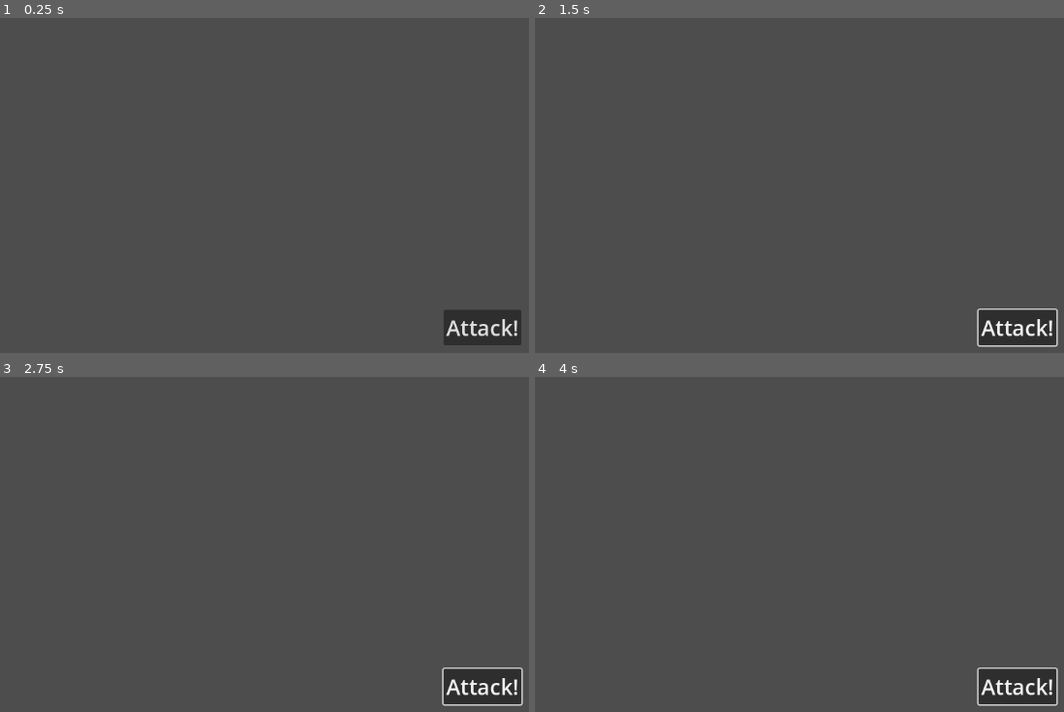
Above: before the commit, frames 1-4 (two rows, left to right).
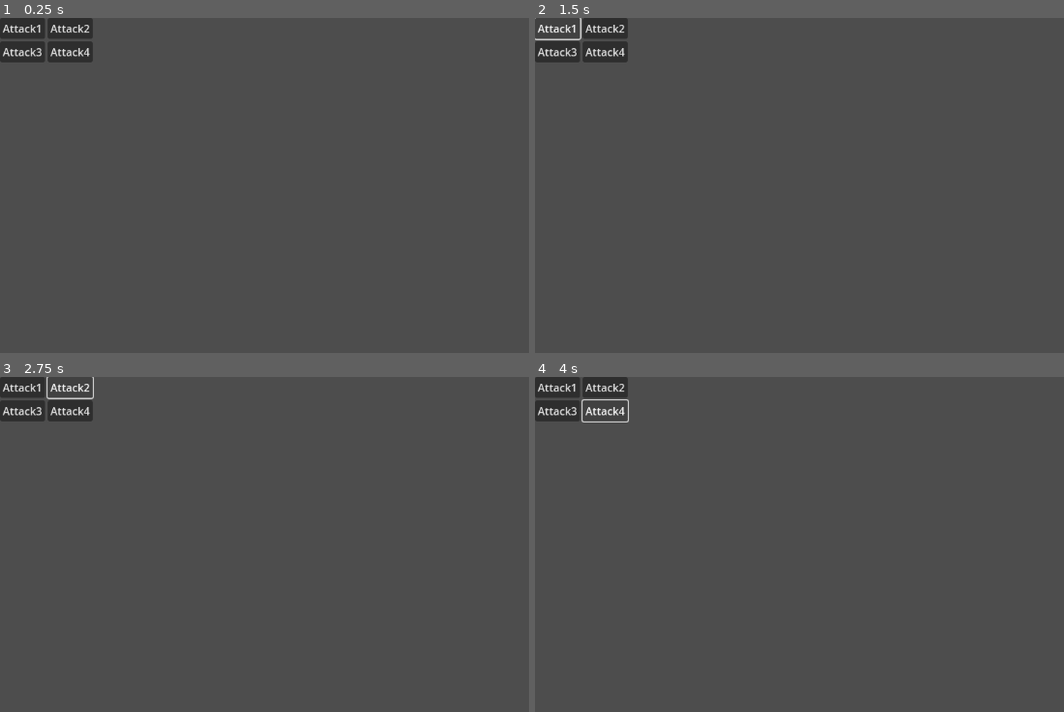
Above: after the commit, the same moments.

Repository: jadicodes/zodiac-battler
Game: Godot game, scene res://battle_arena/battle_arena.tscn
Two runs of this game, one before a commit and one after it. Both use one fixed random seed, a clock stepped at 60 frames per second and the inputs below.
Inputs (mouse positions are in pixels of both pictures, inside the frame that each line leads up to):
- Up to frame 1 (0.25 s): no input
- Up to frame 2 (1.5 s): click (1016, 326) at 0.5 s, where only the run before the commit has a clickable "Attack!"; click (556, 28) at 1.25 s, where only the run after the commit has a clickable "Attack1"
- Up to frame 3 (2.75 s): click (68, 387) at 2 s, where only the run after the commit has a clickable "Attack2"
- Up to frame 4 (4 s): click (556, 410) at 2.75 s, where only the run after the commit has a clickable "Attack3"; click (603, 410) at 3.5 s, where only the run after the commit has a clickable "Attack4"

The runs differ from the first frame. In frame 1, 3.4% of the frame differs, in the area x 0-99%, y 0-98%; in frame 2, 3.3%; in frame 3, 3.3%; in frame 4, 3.3%.

Commit message:
Allow player to choose what move to use

Diff:
--- a/project/battle_arena/battle_arena.gd
+++ b/project/battle_arena/battle_arena.gd
@@ -4,6 +4,7 @@
 @export var _monster_self: Monster
 
 var _game_active := true
+
 
 func _ready() -> void:
 	_monster_opponent.initialize()
@@ -12,16 +13,16 @@
 	_monster_self.on_faint.connect(_lose)
 
 
-func _process_turn(monsters: Array[Monster]) -> void:
+func _process_turn(monsters: Array[Monster], self_move_index: int) -> void:
 	var turn_order := Monster.order_by_speed(monsters)
 
-	if not _game_active:
-		return
-	turn_order[0].use_move(turn_order[1], turn_order[0].get_moves()[0])
-
-	if not _game_active:
-		return
-	turn_order[1].use_move(turn_order[0], turn_order[1].get_moves()[0])
+	for i in len(turn_order):
+		if not _game_active:
+			return
+		if turn_order[i].get_belongs_to_player():
+			turn_order[i].use_move(turn_order[1-i], self_move_index)
+		else:
+			turn_order[i].use_move(turn_order[1-i], randi_range(0,3))
 
 
 func _win() -> void:
@@ -34,6 +35,5 @@
 	print("YOU LOSE :'(")
 
 
-func _on_button_pressed() -> void:
-	if _game_active:
-		_process_turn([_monster_opponent, _monster_self])
+func _on_move_button_pressed(move_index: int) -> void:
+	_process_turn([_monster_opponent, _monster_self], move_index)
--- a/project/battle_arena/battle_arena.tscn
+++ b/project/battle_arena/battle_arena.tscn
@@ -26,13 +26,29 @@
 _monster_opponent = SubResource("Resource_lj2wh")
 _monster_self = SubResource("Resource_ewqu3")
 
-[node name="Button" type="Button" parent="."]
+[node name="GridContainer" type="GridContainer" parent="."]
 layout_mode = 0
-offset_left = 660.0
-offset_top = 435.0
-offset_right = 776.0
-offset_bottom = 488.0
-theme_override_font_sizes/font_size = 32
-text = "Attack!"
+offset_right = 40.0
+offset_bottom = 40.0
+columns = 2
 
-[connection signal="pressed" from="Button" to="." method="_on_button_pressed"]
+[node name="Move1" type="Button" parent="GridContainer"]
+layout_mode = 2
+text = "Attack1"
+
+[node name="Move2" type="Button" parent="GridContainer"]
+layout_mode = 2
+text = "Attack2"
+
+[node name="Move3" type="Button" parent="GridContainer"]
+layout_mode = 2
+text = "Attack3"
+
+[node name="Move4" type="Button" parent="GridContainer"]
+layout_mode = 2
+text = "Attack4"
+
+[connection signal="pressed" from="GridContainer/Move1" to="." method="_on_move_button_pressed" binds= [0]]
+[connection signal="pressed" from="GridContainer/Move2" to="." method="_on_move_button_pressed" binds= [1]]
+[connection signal="pressed" from="GridContainer/Move3" to="." method="_on_move_button_pressed" binds= [2]]
+[connection signal="pressed" from="GridContainer/Move4" to="." method="_on_move_button_pressed" binds= [3]]
--- a/project/monsters/breed/embermane.tres
+++ b/project/monsters/breed/embermane.tres
@@ -1,14 +1,15 @@
-[gd_resource type="Resource" script_class="Breed" load_steps=4 format=3 uid="uid://c8u3hw5eqn458"]
+[gd_resource type="Resource" script_class="Breed" load_steps=5 format=3 uid="uid://c8u3hw5eqn458"]
 
 [ext_resource type="Script" uid="uid://d2wg76v3vg2yt" path="res://moves/move.gd" id="1_x2p3v"]
 [ext_resource type="Resource" uid="uid://cgmxq7kmfgntw" path="res://moves/blaze.tres" id="2_3rkmc"]
 [ext_resource type="Script" uid="uid://demay78bjjpnr" path="res://monsters/breed/breed.gd" id="2_g0mny"]
+[ext_resource type="Resource" uid="uid://dmawuoyv4y71l" path="res://moves/tornado.tres" id="3_3rkmc"]
 
 [resource]
 script = ExtResource("2_g0mny")
 _monster_name = "Embermane"
 _type = 2
-_moves = Array[ExtResource("1_x2p3v")]([ExtResource("2_3rkmc")])
+_moves = Array[ExtResource("1_x2p3v")]([ExtResource("2_3rkmc"), ExtResource("2_3rkmc"), ExtResource("3_3rkmc"), ExtResource("2_3rkmc")])
 _health_points = 80
 _speed = 40
 metadata/_custom_type_script = "uid://demay78bjjpnr"
--- a/project/monsters/breed/harius.tres
+++ b/project/monsters/breed/harius.tres
@@ -1,14 +1,15 @@
-[gd_resource type="Resource" script_class="Breed" load_steps=4 format=3 uid="uid://bmt1iiqphqefe"]
+[gd_resource type="Resource" script_class="Breed" load_steps=5 format=3 uid="uid://bmt1iiqphqefe"]
 
 [ext_resource type="Script" uid="uid://d2wg76v3vg2yt" path="res://moves/move.gd" id="1_38s86"]
 [ext_resource type="Script" uid="uid://demay78bjjpnr" path="res://monsters/breed/breed.gd" id="1_leps3"]
 [ext_resource type="Resource" uid="uid://dmawuoyv4y71l" path="res://moves/tornado.tres" id="2_hxqb6"]
+[ext_resource type="Resource" uid="uid://cgmxq7kmfgntw" path="res://moves/blaze.tres" id="3_e50ej"]
 
 [resource]
 script = ExtResource("1_leps3")
 _monster_name = "Harius"
 _type = 1
-_moves = Array[ExtResource("1_38s86")]([ExtResource("2_hxqb6")])
+_moves = Array[ExtResource("1_38s86")]([ExtResource("2_hxqb6"), ExtResource("2_hxqb6"), ExtResource("3_e50ej"), ExtResource("2_hxqb6")])
 _health_points = 40
 _speed = 80
 metadata/_custom_type_script = "uid://demay78bjjpnr"
--- a/project/monsters/monster.gd
+++ b/project/monsters/monster.gd
@@ -1,22 +1,24 @@
 class_name Monster
 extends Resource
 
-signal on_use_move(target: Monster, move: Move)
+signal on_use_move(target: Monster, move: int)
 signal on_take_damage(damage_amount: int)
 signal on_faint
 
 @export var _breed: Breed
 
 var _remaining_health_points: int
+var _belongs_to_player: bool = false
 
 
 func initialize() -> void:
 	_remaining_health_points = _breed.get_health_points()
 
 
-func use_move(target: Monster, move: Move) -> void:
+func use_move(target: Monster, move_index: int) -> void:
+	var move = get_moves()[move_index]
 	on_use_move.emit(target, move)
-	print("Using move " + move._move_name)
+	print(get_monster_name() + " using move " + move._move_name)
 	var accuracy: int = move.get_accuracy()
 	var attack_power: int = move.get_attack_power()
 	var random_number = randi_range(0, 100)
@@ -62,6 +64,14 @@
 	return _breed.get_speed()
 
 
+func set_belongs_to_player() -> void:
+	_belongs_to_player = true
+
+
+func get_belongs_to_player() -> bool:
+	return _belongs_to_player
+
+
 static func order_by_speed(monsters: Array[Monster]) -> Array[Monster]:
 	var sorted_monsters := monsters.duplicate()
 	sorted_monsters.sort_custom(compare_speed)
